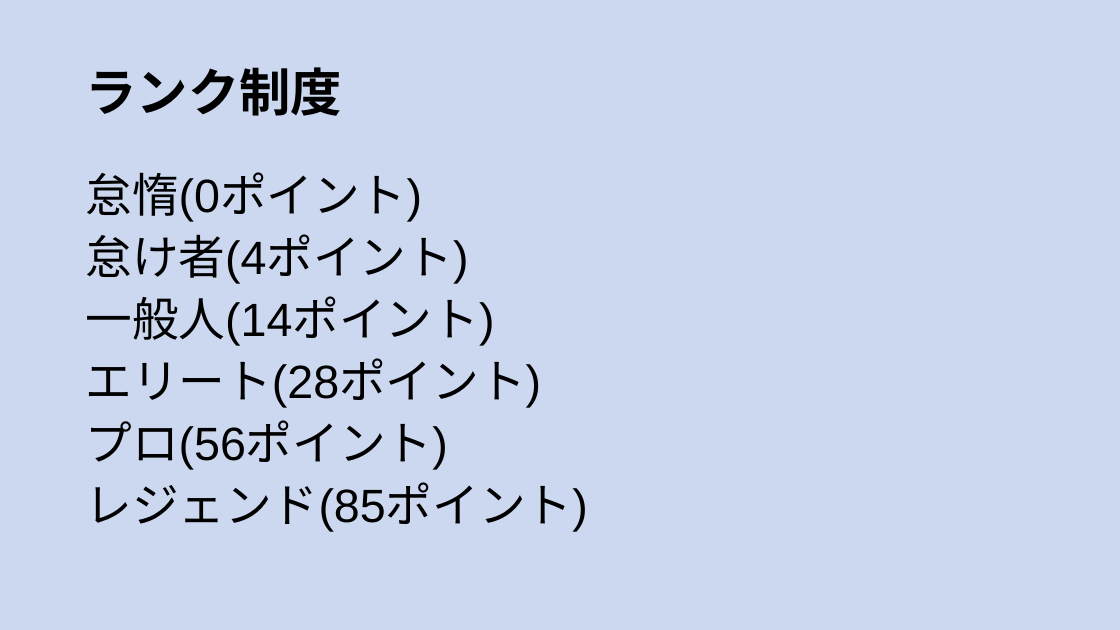
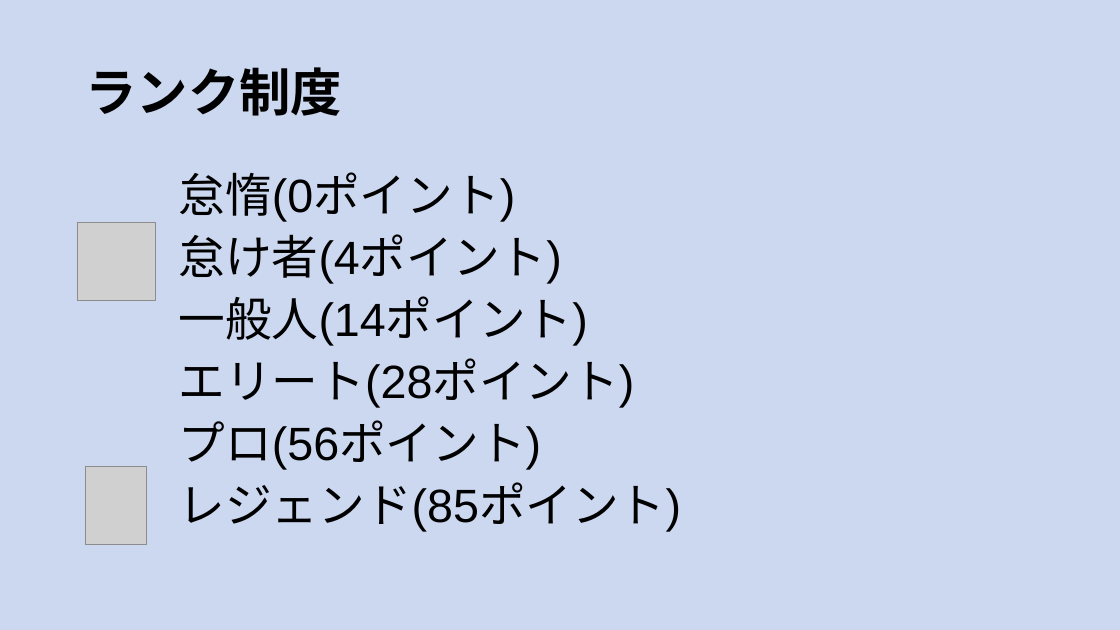
Before and after one commit to dojo2023/E-4, a slide deck: slide 21 of 共有用フォルダー/成果発表.pptx. Drawn at 1120x630 pixels with LibreOffice and Linux fonts; fonts in the diff are those of the drawing; grey boxes stand for pictures. Boxes give left, top, right and bottom in pixels: in the first picture for what was removed or moved away, otherwise in the second. Text is boxed around its words. In the diff, an @@ line names an element or a change of style, - is before the commit and + after.

```diff
--- a/共有用フォルダー/成果発表.pptx
+++ b/共有用フォルダー/成果発表.pptx
@@ text "怠惰(0ポイント)": place and size @@
-text "怠惰(0ポイント)" at (85,172,588,532)
+text "怠惰(0ポイント)" at (179,172,681,532)
@@ picture added at (77,222,155,300) @@
@@ picture added at (86,467,146,545) @@
```
Also in this commit, not shown: 1 other file.
